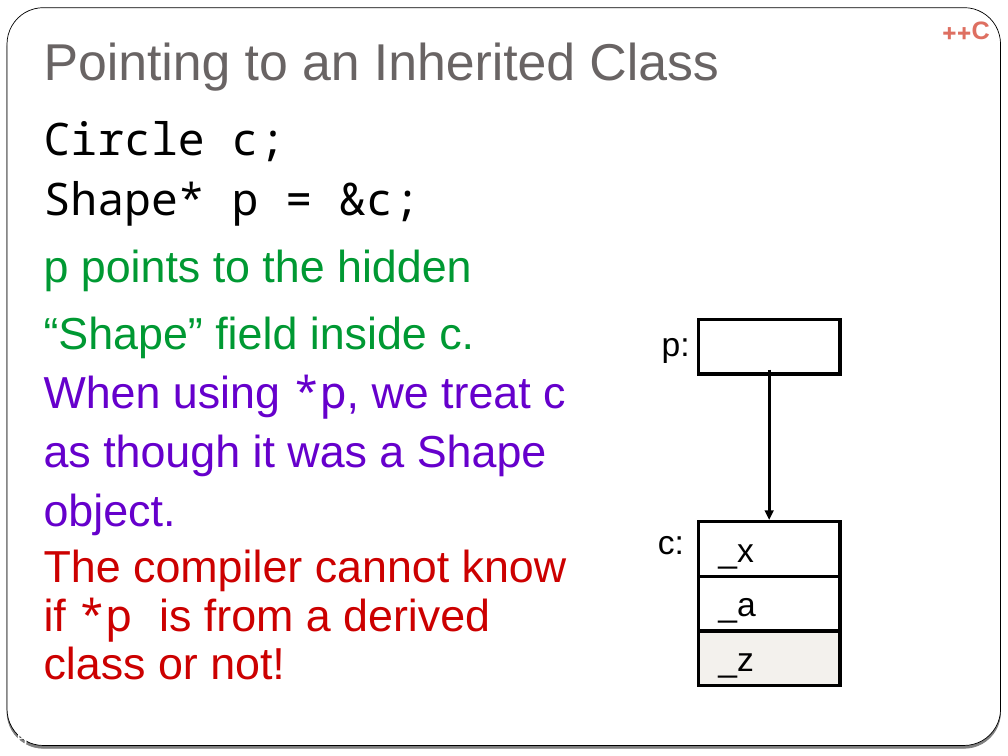
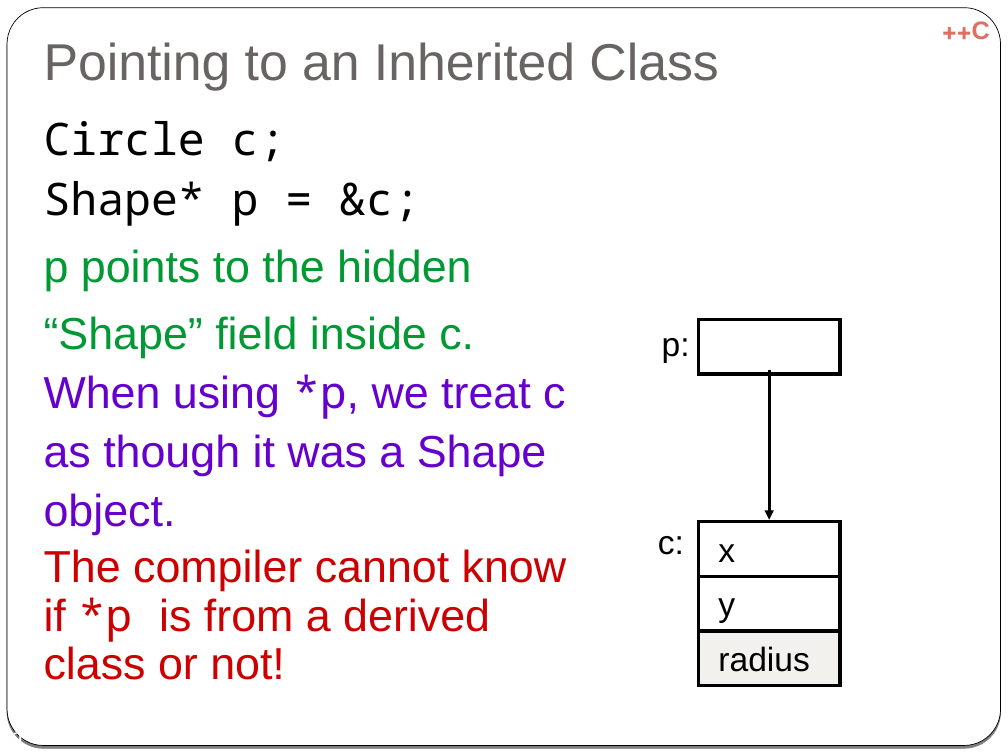
Before and after one commit to cpp-at-ariel/cpp-5781, a slide deck: slide 9 of 06-inheritance/slides-virtual.odp (slide 15 before the commit). Drawn at 1008x756 pixels with LibreOffice and Linux fonts; fonts in the diff are those of the drawing. Boxes give left, top, right and bottom in pixels: in the first picture for what was removed or moved away, otherwise in the second. Text is boxed around its words. In the diff, an @@ line names an element or a change of style, - is before the commit and + after.

```diff
--- a/06-inheritance/slides-virtual.odp
+++ b/06-inheritance/slides-virtual.odp
@@ text in rectangle at [718, 544, 735, 562]: text changed @@
-_x
+x
@@ text in rectangle at [718, 598, 735, 623]: text changed @@
-_a
+y
@@ text in rectangle at [718, 646, 809, 672]: text changed @@
-_z
+radius
@@ page number at [11, 731, 22, 742]: text changed @@
-15
+9
```
Also in this commit, not shown: 10 other slides changed, 9 slides removed, 7 other files.
